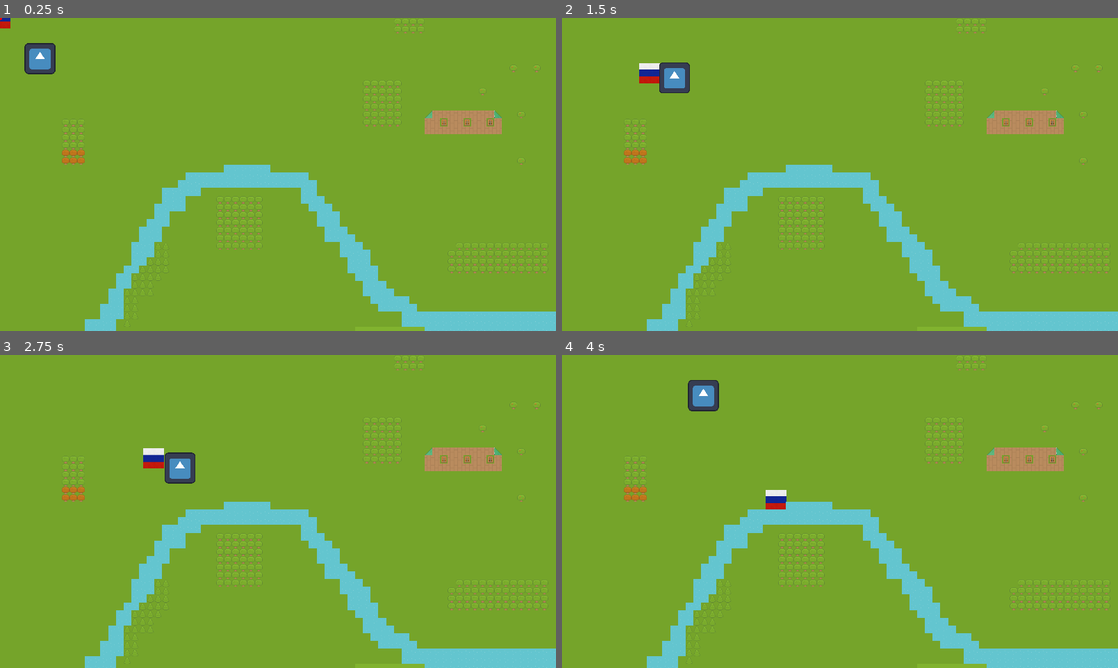
Above: before the commit, frames 1-4 (two rows, left to right).
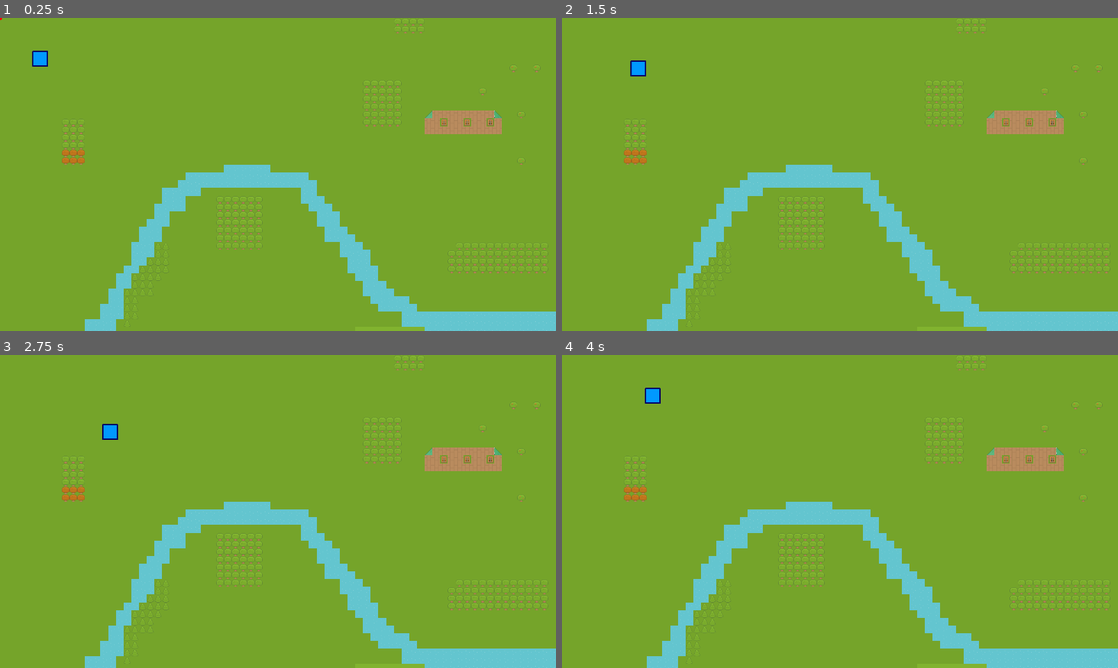
Above: after the commit, the same moments.

Repository: Dmitriy154/troops
Game: Godot game, scene res://world/world.tscn
Two runs of this game, one before a commit and one after it. Both use one fixed random seed, a clock stepped at 60 frames per second and the inputs below. The engine's default icon, where the game draws it, is replaced by a stand-in: a white triangle on a blue panel in a dark square.
Inputs (mouse positions are in pixels of both pictures, inside the frame that each line leads up to):
- Up to frame 1 (0.25 s): no input
- Up to frame 2 (1.5 s): tap Enter at 0.5 s; move the mouse to (962, 158) at 0.52 s; press the mouse at (962, 158) at 0.53 s; hold Right (ui_right) 0.53-1.28 s; move the mouse to (728, 190) at 1.27 s; release the mouse at (728, 190) at 1.28 s; hold Down (ui_down) from 1.28 s (still down); click (728, 190) at 1.35 s
- Up to frame 3 (2.75 s): move the mouse to (333, 442) at 2.02 s; release Down (ui_down) at 2.03 s; press the mouse at (333, 442) at 2.03 s; hold Right (ui_right) from 2.03 s (still down)
- Up to frame 4 (4 s): move the mouse to (812, 574) at 2.77 s; release Right (ui_right) at 2.78 s; release the mouse at (812, 574) at 2.78 s; hold Up (ui_up) 2.78-3.53 s; click (812, 574) at 2.85 s; move the mouse to (1006, 558) at 3.52 s; press the mouse at (1006, 558) at 3.53 s; hold Left (ui_left) from 3.53 s (still down)

The runs differ from the first frame. In frame 1, 0.6% of the frame differs, in the area x 0-10%, y 0-18%; in frame 2, 0.9%; in frame 3, 0.9%, in the area x 18-36%, y 22-42%; in frame 4, 0.9%.

Commit message:
3 commit

Diff:
--- a/troop/troop.gd
+++ b/troop/troop.gd
@@ -1,6 +1,6 @@
 extends CharacterBody2D
 
-@export var speed = 200
+@export var speed = 100
 
 var target = Vector2.ZERO
 
@@ -25,8 +25,8 @@
 			).normalized() * speed
 		move_and_slide()
 
-#	if not target == Vector2.ZERO:
-#		velocity = position.direction_to(target) * speed
-#		#look_at(target)
-#		if position.distance_to(target) > 10:
-#			move_and_slide()
+	if not target == Vector2.ZERO:
+		velocity = position.direction_to(target) * speed
+		#look_at(target)
+		if position.distance_to(target) > 10:
+			move_and_slide()
--- a/troop/troop.tscn
+++ b/troop/troop.tscn
@@ -1,10 +1,10 @@
 [gd_scene load_steps=4 format=3 uid="uid://dhplgu6b2jehn"]
 
 [ext_resource type="Script" path="res://troop/troop.gd" id="1_nktfh"]
-[ext_resource type="Texture2D" uid="uid://c8tfoo85eiqnt" path="res://troop/icon.svg" id="2_jg2sj"]
+[ext_resource type="Texture2D" uid="uid://b3thwit0ld1dx" path="res://asset/blue1.png" id="2_2huad"]
 
-[sub_resource type="RectangleShape2D" id="RectangleShape2D_xf0ej"]
-size = Vector2(62, 62)
+[sub_resource type="CircleShape2D" id="CircleShape2D_adxry"]
+radius = 30.0
 
 [node name="TROOP" type="CharacterBody2D"]
 texture_filter = 1
@@ -15,9 +15,8 @@
 texture_filter = 1
 position = Vector2(-17, -16)
 scale = Vector2(0.5, 0.5)
-texture = ExtResource("2_jg2sj")
+texture = ExtResource("2_2huad")
 
 [node name="CollisionShape2D" type="CollisionShape2D" parent="."]
-texture_filter = 1
 position = Vector2(-17, -16)
-shape = SubResource("RectangleShape2D_xf0ej")
+shape = SubResource("CircleShape2D_adxry")
--- a/world/Rus.gd
+++ b/world/Rus.gd
@@ -10,5 +10,5 @@
 
 func _physics_process(_delta):
 	velocity = position.direction_to(target) * speed
-	if position.distance_to(target) > 10:
+	if position.distance_to(target) > 15:
 		move_and_slide()
--- a/world/world.tscn
+++ b/world/world.tscn
@@ -1,10 +1,8 @@
-[gd_scene load_steps=9 format=3 uid="uid://iiqkawd1b3uy"]
+[gd_scene load_steps=7 format=3 uid="uid://iiqkawd1b3uy"]
 
 [ext_resource type="Script" path="res://world/world.gd" id="1_a6llq"]
 [ext_resource type="Texture2D" uid="uid://puub3ad2hy6j" path="res://asset/Spritesheet/roguelikeSheet_transparent.png" id="1_qbkoc"]
 [ext_resource type="Script" path="res://world/red_point.gd" id="3_6l54m"]
-[ext_resource type="Script" path="res://world/Rus.gd" id="3_jpf5n"]
-[ext_resource type="Texture2D" uid="uid://bkmywn1s51gca" path="res://troop/rus.png" id="4_b6hjj"]
 [ext_resource type="PackedScene" uid="uid://dhplgu6b2jehn" path="res://troop/troop.tscn" id="4_iwdl1"]
 
 [sub_resource type="TileSetAtlasSource" id="TileSetAtlasSource_pgh1b"]
@@ -4820,19 +4818,6 @@
 layer_2/z_index = 1
 layer_2/tile_data = PackedInt32Array(917560, 524288, 4, 917561, 524288, 4, 917562, 524288, 4, 852026, 524288, 4, 852027 …(494 unchanged characters)…
 
-[node name="Rus" type="CharacterBody2D" parent="."]
-position = Vector2(-0.209182, 0.250001)
-scale = Vector2(0.415866, 0.423469)
-script = ExtResource("3_jpf5n")
-
-[node name="Sprite2D" type="Sprite2D" parent="Rus"]
-texture = ExtResource("4_b6hjj")
-
-[node name="CollisionPolygon2D" type="CollisionPolygon2D" parent="Rus"]
-position = Vector2(1.54914, 1.49985)
-scale = Vector2(0.980183, 0.980183)
-polygon = PackedVector2Array(-49.994, -50.1807, 48.5954, -50.1807, 48.5954, 46.6385, -49.994, 46.6385)
-
 [node name="red_point" type="Node2D" parent="."]
 script = ExtResource("3_6l54m")
 
Binary file added: asset/blue1.png
Not shown, added: asset/blue1.png.import
Binary file added: asset/blue2.png
Not shown, added: asset/blue2.png.import
Binary file added: asset/blue3.png
Not shown, added: asset/blue3.png.import
Binary file added: asset/blue4.png
Not shown, added: asset/blue4.png.import
Binary file added: asset/blue5.png
Not shown, changed: asset/blue5.png.import
Binary file added: asset/troops.png
Not shown, added: asset/troops.png.import
(and 1 more such lines)
